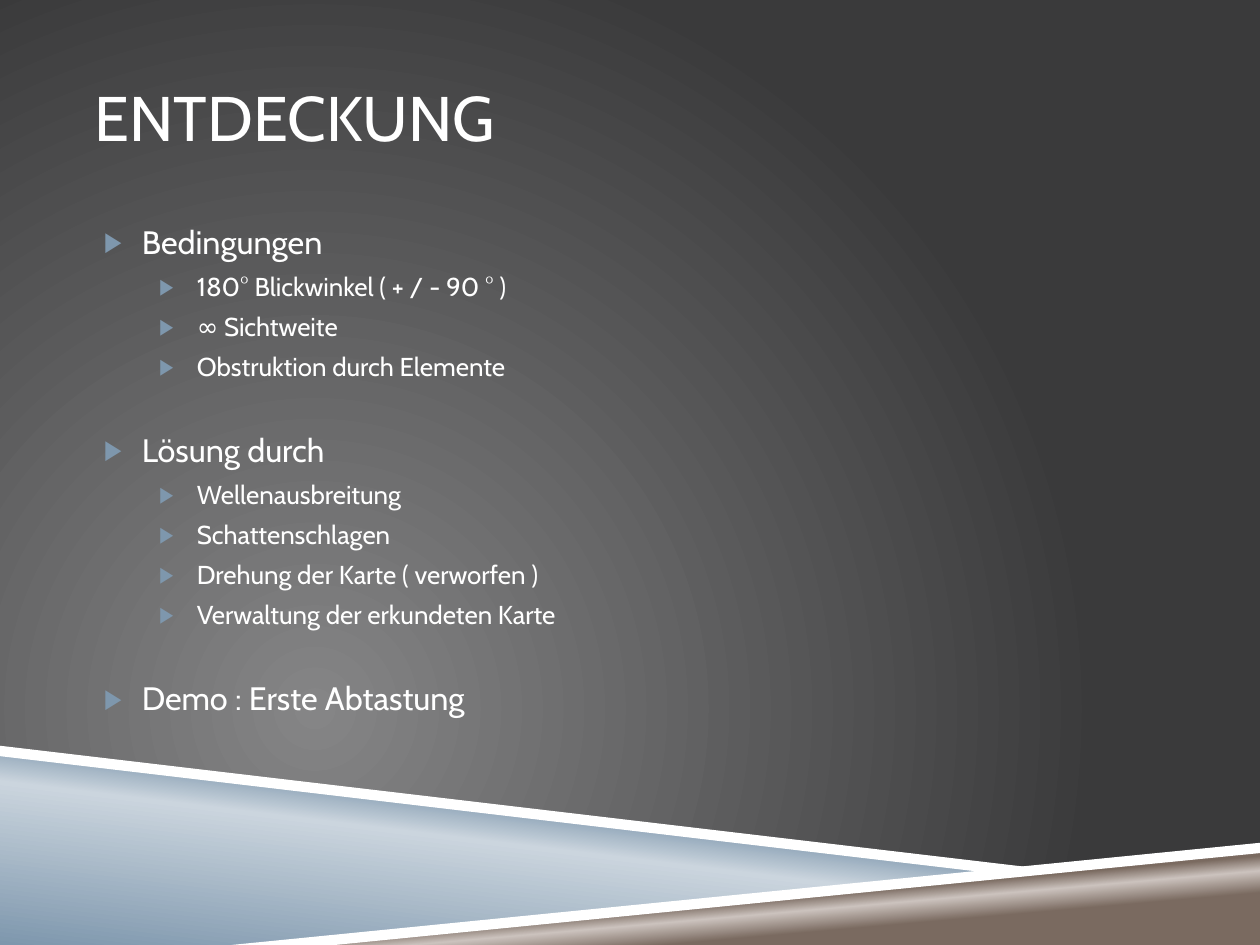
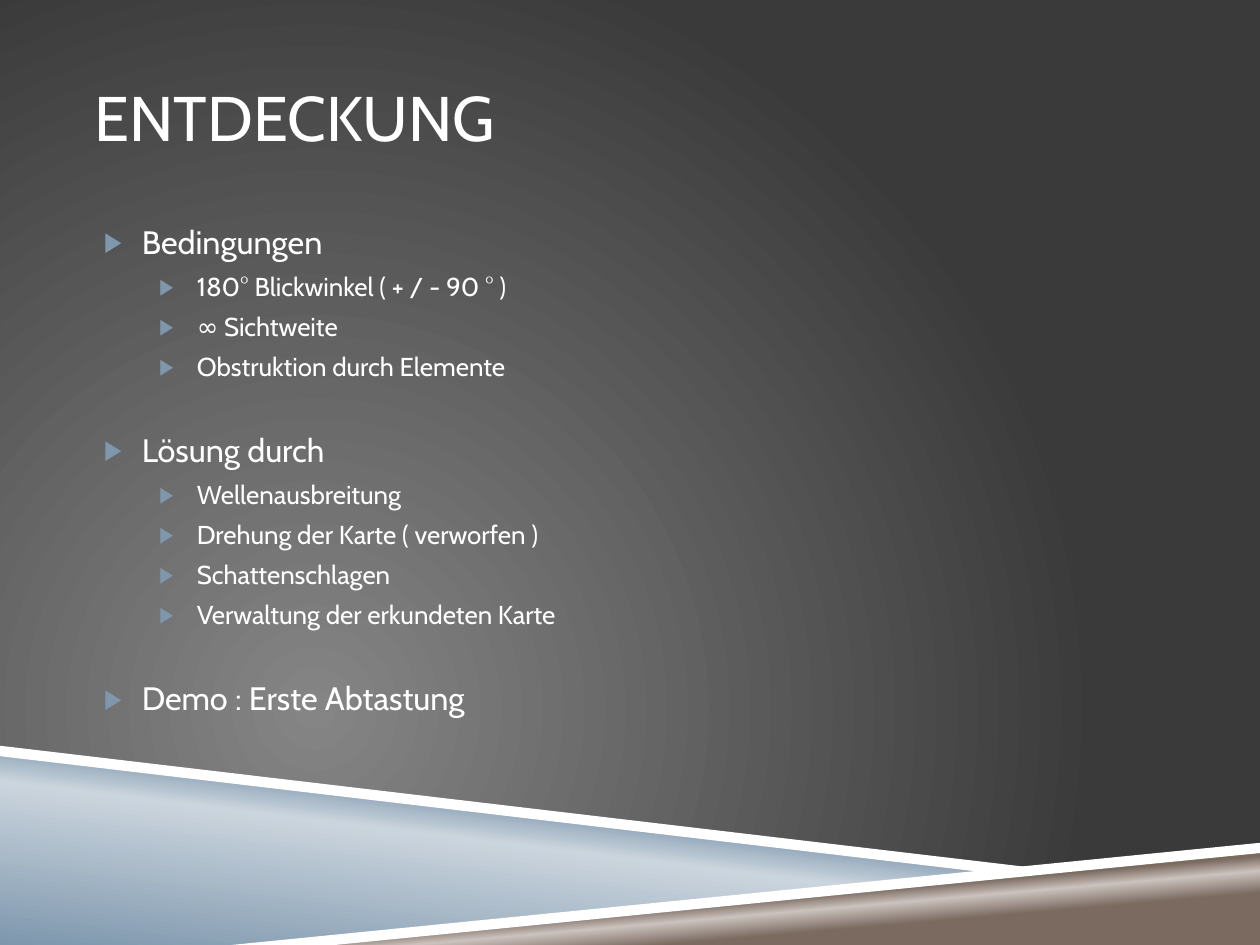
Before and after one commit to villj2/ch.bfh.bti7301.searchrobot, a slide deck: slide 15 of doc/Searchrobot.pptx (slide 13 before the commit). Drawn at 1260x945 pixels with LibreOffice and Linux fonts; fonts in the diff are those of the drawing; background and template pictures are left out. Boxes give left, top, right and bottom in pixels: in the first picture for what was removed or moved away, otherwise in the second. Text is boxed around its words. In the diff, an @@ line names an element or a change of style, - is before the commit and + after.

```diff
--- a/doc/Searchrobot.pptx
+++ b/doc/Searchrobot.pptx
@@ text at (x1=197, y1=524, x2=526, y2=550): paragraph added @@
+  ▶ Drehung der Karte ( verworfen )
@@ text at (x1=197, y1=564, x2=526, y2=590): paragraph removed @@
-  ▶ Drehung der Karte ( verworfen )
```
Also in this commit, not shown: 4 other slides changed, 2 slides added.
